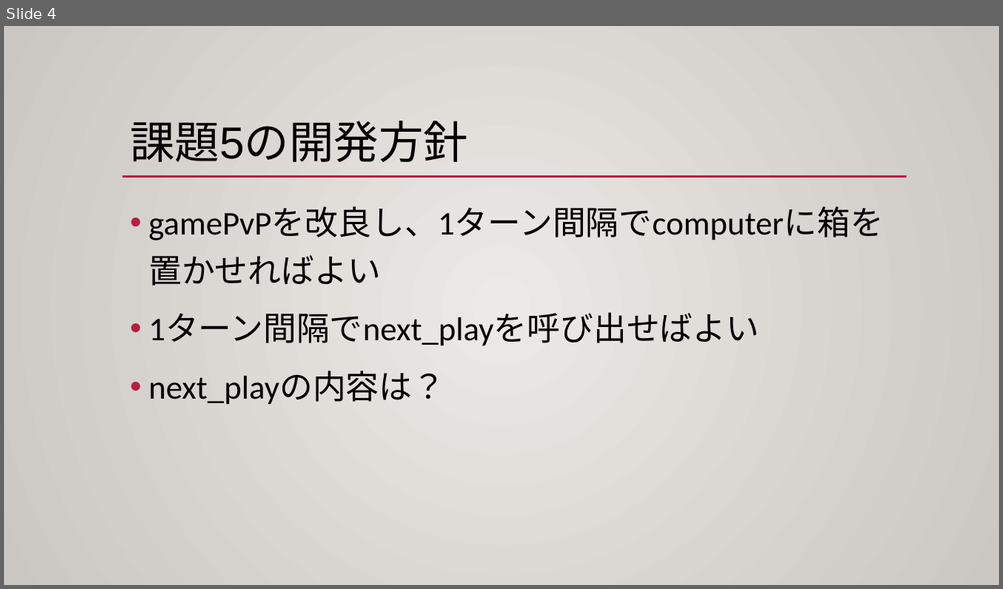
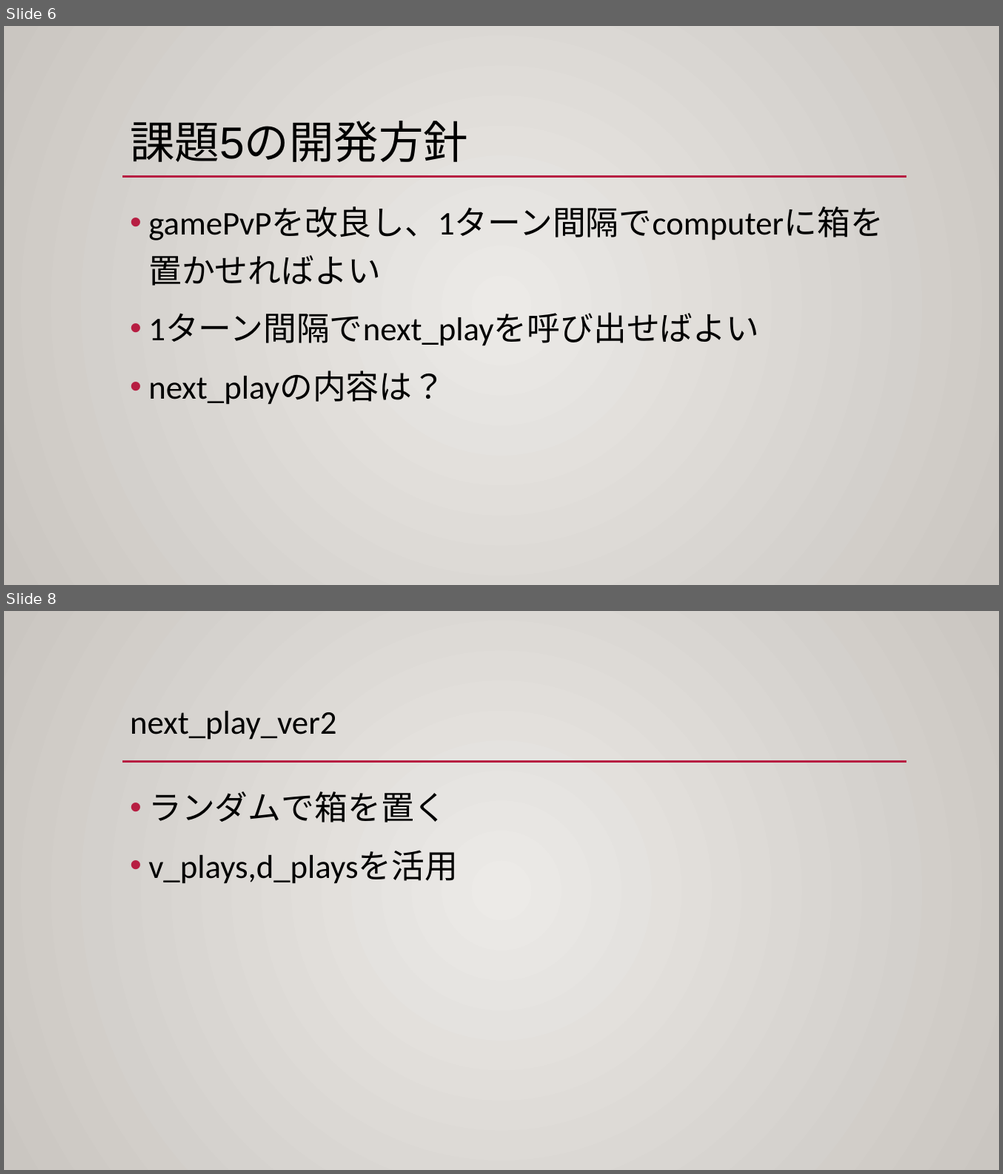
Before and after one commit to holizon9/semi, a slide deck: documents/中間発表.pptx. Shown one above the other, each under a label of ours: slide 4 before the commit, slides 6 and 8 after it; the slides between them are not shown. The pictures are 1003x589 and 1003x1174 pixels, drawn with LibreOffice and Linux fonts; fonts in the diff are those of the drawing. Boxes give left, top, right and bottom in pixels: in the first picture for what was removed or moved away, otherwise in the second. Text is boxed around its words. In the diff, an @@ line names an element or a change of style, - is before the commit and + after.

```diff
--- a/documents/中間発表.pptx
+++ b/documents/中間発表.pptx
@@ slide 8 added at (4, 611, 999, 1170), background gradient #ECEAE7 to #CAC7C1; not listed: 1 template element that a slide beside it also shows @@
@@ title added at (130, 711, 336, 740), 32 pt, text #000000 @@
+next_play_ver2
@@ text added at (148, 792, 458, 884), 32 pt, text #000000 @@
+• ランダムで箱を置く
+• v_plays,d_playsを活用
@@ what was slide 4 is now slide 6 @@
```
Also in this commit, not shown: 1 slide changed, 6 other slides added, 46 other files.
